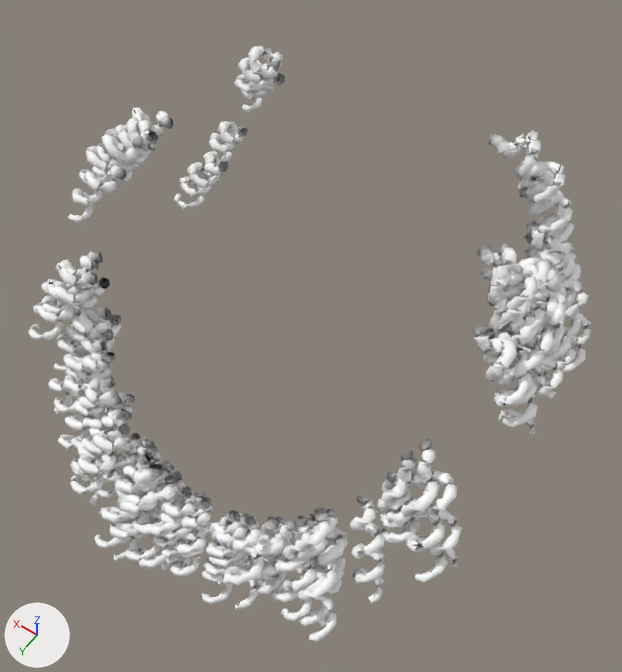
A saved change to the glTF model luta3d/pecas/cabelo_cacheado_cachos.glb.
Both versions are drawn from a 50 mm lens placed at (-0.154, 0.26, 1.962), pointed at (-0.012, 0.061, 1.65). The lights are fixed; the arrows at lower left show +X, +Y and +Z. The first picture is the older version. Vertices at exactly the same position are counted once.

The older version as bpy lines, for what is in view:
```python
me_cabelo_cacheado_cachos = bpy.data.meshes.new('cabelo_cacheado_cachos')
me_cabelo_cacheado_cachos.from_pydata(...)  # 24000 vertices, 46800 faces; spans x -0.122..0.122, y -0.035..0.176, z 1.556..1.74
me_cabelo_cacheado_cachos.materials.append(mat_defaultmaterial)
ob_cabelo_cacheado_cachos = bpy.data.objects.new('cabelo_cacheado_cachos', me_cabelo_cacheado_cachos)
ob_cabelo_cacheado_cachos.location = (0.0, 0.0, 0.0)
```
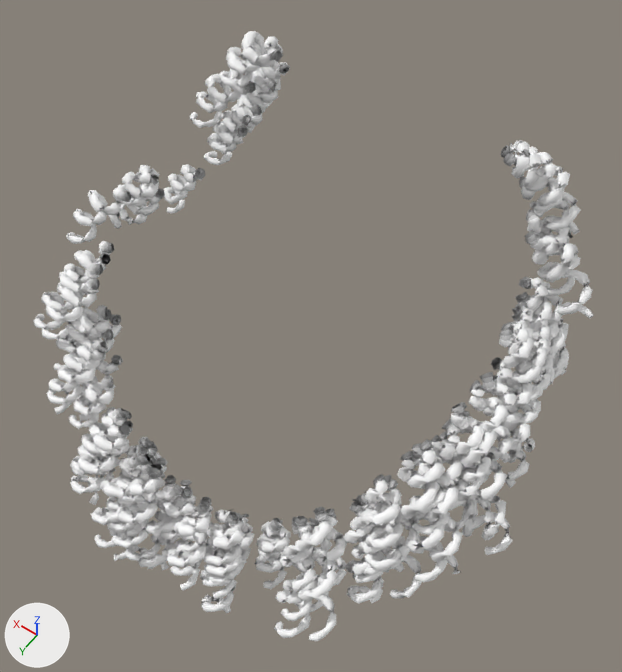
The change, as a list of edits to the scene's bpy script:
```text
Change me_cabelo_cacheado_cachos:
    used by ob_cabelo_cacheado_cachos; location = (0.0, 0.0, 0.0)
    remove me_cabelo_cacheado_cachos.from_pydata(...)  # 24000 vertices, 46800 faces; spans x -0.122..0.122, y -0.035..0.176, z 1.556..1.74
    add me_cabelo_cacheado_cachos.from_pydata(...)  # 24000 vertices, 46800 faces; spans x -0.133..0.128, y -0.032..0.176, z 1.556..1.741
    me_cabelo_cacheado_cachos part 1: the loose piece of 240 vertices spanning x -0.12..-0.086, y 0.087..0.115, z 1.624..1.669 is scaled about its middle by (1.05, 1.05, 1.06), then moved by (-0.001, 0.001, -0.001)
    me_cabelo_cacheado_cachos part 2: the loose piece of 240 vertices spanning x -0.006..0.008, y 0.13..0.161, z 1.556..1.595 is moved by (0.009, -0.001, 0.001)
    me_cabelo_cacheado_cachos part 3: the loose piece of 240 vertices spanning x 0.08..0.117, y 0.098..0.128, z 1.623..1.667 is moved by (0.003, -0.006, 0.0)
    me_cabelo_cacheado_cachos part 4: the loose piece of 240 vertices spanning x -0.033..-0.016, y 0.123..0.144, z 1.568..1.592 is scaled about its middle by (0.989, 1.08, 1.12), then moved by (0.007, 0.006, 0.004)
    me_cabelo_cacheado_cachos part 5: 15273 of 24000 vertices moved; they spanned x -0.122..0.122, y -0.035..0.167, z 1.557..1.74 and now span x -0.133..0.128, y -0.032..0.175, z 1.564..1.741; mean shift (-0.009, -0.008, -0.001); largest move (0.062, 0.133, 1.59) -> (0.082, -0.03, 1.702)
```

What differs and where, as boxes (x1, y1, x2, y2) in the pictures (622 x 672 px; the box of a moved part takes in the faces that stretch with it):
'cabelo_cacheado_cachos', reshaped: before (28, 46, 591, 641); after (33, 31, 593, 641)
part 1 of me_cabelo_cacheado_cachos, moved or reshaped: before (417, 439, 462, 567); after (417, 439, 463, 574)
part 2 of me_cabelo_cacheado_cachos, moved or reshaped: before (173, 491, 206, 569); after (151, 480, 192, 561)
part 3 of me_cabelo_cacheado_cachos, moved or reshaped: before (28, 273, 98, 341); after (33, 263, 103, 330)
part 4 of me_cabelo_cacheado_cachos, moved or reshaped (mostly hidden before): before (239, 513, 259, 567); after (206, 509, 233, 551)
part 5 of me_cabelo_cacheado_cachos, moved or reshaped: before (33, 46, 591, 627); after (42, 31, 593, 638)
